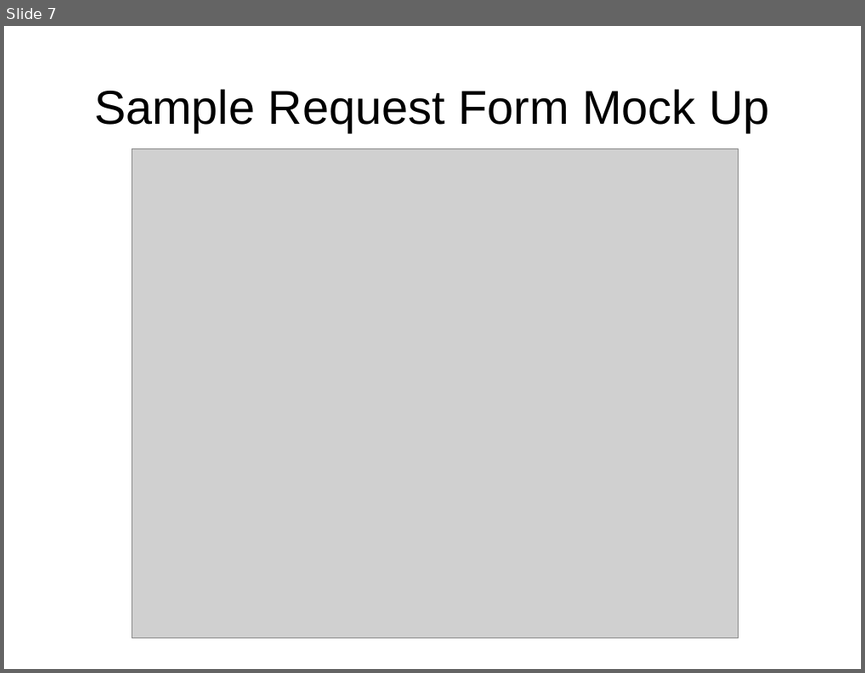
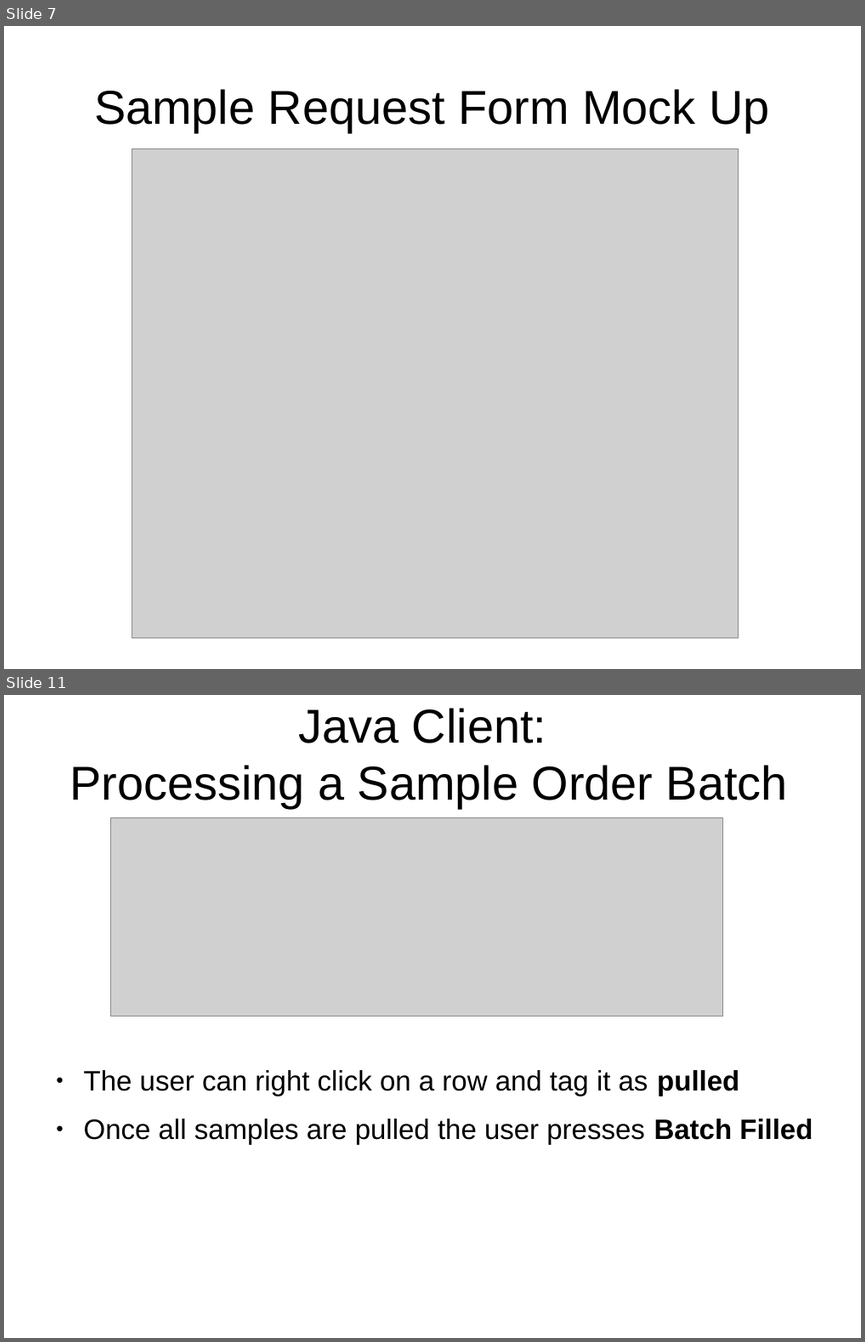
Before and after one commit to CBSR-Biobank/biobank, a slide deck: docs/sampleRequestFlowcharts.odp. Shown one above the other, each under a label of ours: slide 7 before the commit, slides 7 and 11 after it; the slides between them are not shown. The pictures are 865x673 and 865x1342 pixels, drawn with LibreOffice and Linux fonts; fonts in the diff are those of the drawing; grey boxes stand for pictures. Boxes give left, top, right and bottom in pixels: in the first picture for what was removed or moved away, otherwise in the second. Text is boxed around its words. In the diff, an @@ line names an element or a change of style, - is before the commit and + after.

Commit message:
more content for sample request feature

```diff
--- a/docs/sampleRequestFlowcharts.odp
+++ b/docs/sampleRequestFlowcharts.odp
@@ slide 11 added at [4, 695, 861, 1338], background #FFFFFF @@
@@ title added at [70, 708, 788, 808], 44 pt, text #000000 @@
+Java Client:
+Processing a Sample Order Batch
@@ picture added at [111, 817, 723, 1016] @@
@@ text added at [84, 1070, 812, 1145], 26 pt, text #000000 @@
+● The user can right click on a row and tag it as pulled
+● Once all samples are pulled the user presses Batch Filled
```
Also in this commit, not shown: 2 slides changed, 4 other slides added.
